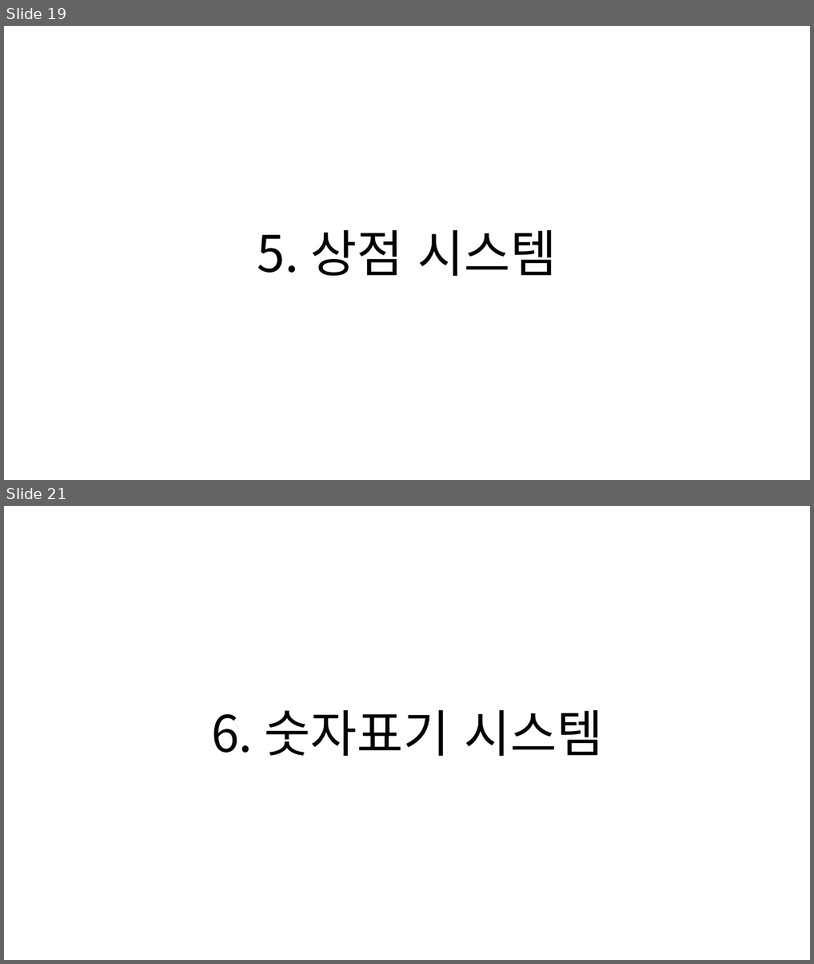
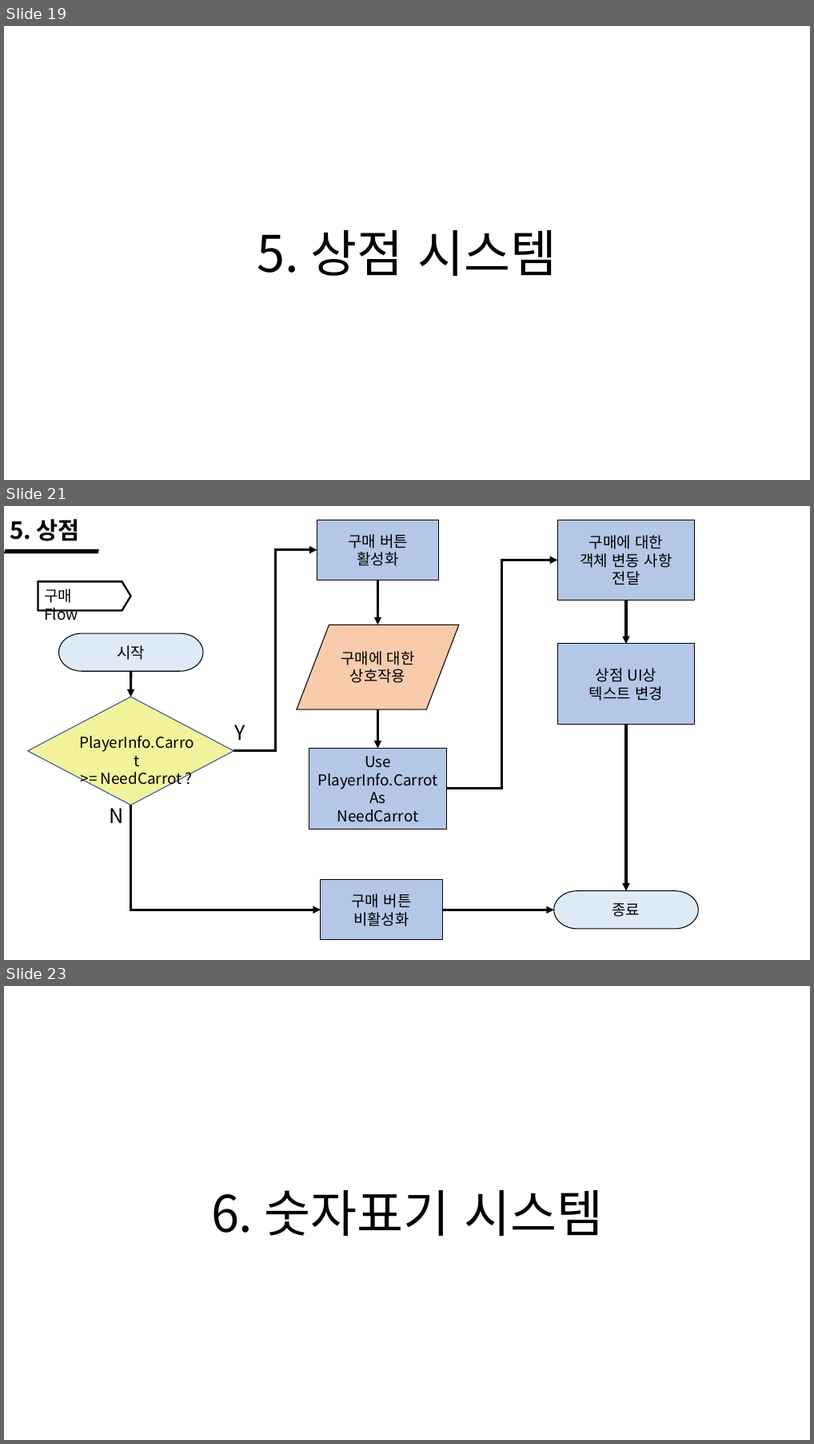
Before and after one commit to wlrud753/CarryCarrot, a slide deck: 기획서/당근키우기 시스템.pptx. Shown one above the other, each under a label of ours: slides 19 and 21 before the commit, slides 19, 21 and 23 after it; the slides between them are not shown. The pictures are 814x964 and 814x1444 pixels, drawn with LibreOffice and Linux fonts; fonts in the diff are those of the drawing. Boxes give left, top, right and bottom in pixels: in the first picture for what was removed or moved away, otherwise in the second. Text is boxed around its words. In the diff, an @@ line names an element or a change of style, - is before the commit and + after.

```diff
--- a/기획서/당근키우기 시스템.pptx
+++ b/기획서/당근키우기 시스템.pptx
@@ slide 21 added at (x1=4, y1=506, x2=810, y2=960), background #FFFFFF @@
@@ text added at (x1=10, y1=519, x2=80, y2=541), 28 pt, text #000000, bold @@
+5. 상점
@@ rectangle added at (x1=318, y1=520, x2=439, y2=580), fill #B4C7E7, outline #000000 1 pt, 18 pt, text #000000 @@
+구매 버튼
+활성화
@@ rectangle added at (x1=558, y1=520, x2=695, y2=600), fill #B4C7E7, outline #000000 1 pt, 18 pt, text #000000 @@
+구매에 대한
+객체 변동 사항
+전달
@@ parallelogram added at (x1=4, y1=549, x2=99, y2=554), fill #000000 @@
@@ elbow arrow added from (234, 751) to (318, 550), #000000 3 pt @@
@@ elbow arrow added from (447, 788) to (558, 560), #000000 3 pt @@
@@ pentagon arrow added at (x1=38, y1=582, x2=130, y2=611), fill #FFFFFF, outline #000000 2.25 pt @@
@@ text added at (x1=44, y1=588, x2=78, y2=620), 18 pt, text #000000 @@
+구매 Flow
@@ arrow added from (378, 580) to (378, 624), #000000 3 pt @@
@@ arrow added from (626, 600) to (626, 644), #000000 3 pt @@
@@ flow chart input output added at (x1=297, y1=624, x2=459, y2=709), fill #F8CBAD, outline #000000 1 pt @@
@@ pill shape added at (x1=59, y1=633, x2=204, y2=671), fill #DEEBF7, outline #000000 1 pt, 18 pt, text #000000 @@
+시작
@@ rectangle added at (x1=558, y1=644, x2=695, y2=724), fill #B4C7E7, outline #000000 1 pt, 18 pt, text #000000 @@
+상점 UI상
+텍스트 변경
@@ arrow added from (131, 671) to (131, 696), #000000 3 pt @@
@@ text added at (x1=341, y1=651, x2=415, y2=683), 18 pt, text #000000 @@
+구매에 대한
+상호작용
@@ diamond added at (x1=27, y1=696, x2=234, y2=805), fill #F3F39B, outline #325491 1 pt @@
@@ arrow added from (378, 709) to (378, 748), #000000 3 pt @@
@@ text added at (x1=235, y1=724, x2=246, y2=740), 24 pt, text #000000 @@
+Y
@@ arrow added from (626, 724) to (626, 891), #000000 3 pt @@
@@ rectangle added at (x1=310, y1=748, x2=447, y2=828), fill #B4C7E7, outline #000000 1 pt, 18 pt, text #000000 @@
+Use
+PlayerInfo.Carrot
+As
+NeedCarrot
@@ text added at (x1=318, y1=772, x2=438, y2=822), 18 pt, text #000000 @@
+PlayerInfo.Carrot
+>= NeedCarrot ?
@@ text added at (x1=110, y1=808, x2=124, y2=823), 24 pt, text #000000 @@
+N
@@ elbow arrow added from (131, 805) to (321, 909), #000000 3 pt @@
@@ rectangle added at (x1=321, y1=880, x2=442, y2=939), fill #B4C7E7, outline #000000 1 pt, 18 pt, text #000000 @@
+구매 버튼
+비활성화
@@ arrow added from (442, 909) to (554, 909), #000000 3 pt @@
@@ pill shape added at (x1=554, y1=891, x2=699, y2=928), fill #DEEBF7, outline #000000 1 pt, 18 pt, text #000000 @@
+종료
@@ what was slide 21 is now slide 23 @@
```
Also in this commit, not shown: 4 slides changed, 1 other slide added, 1 other file.
